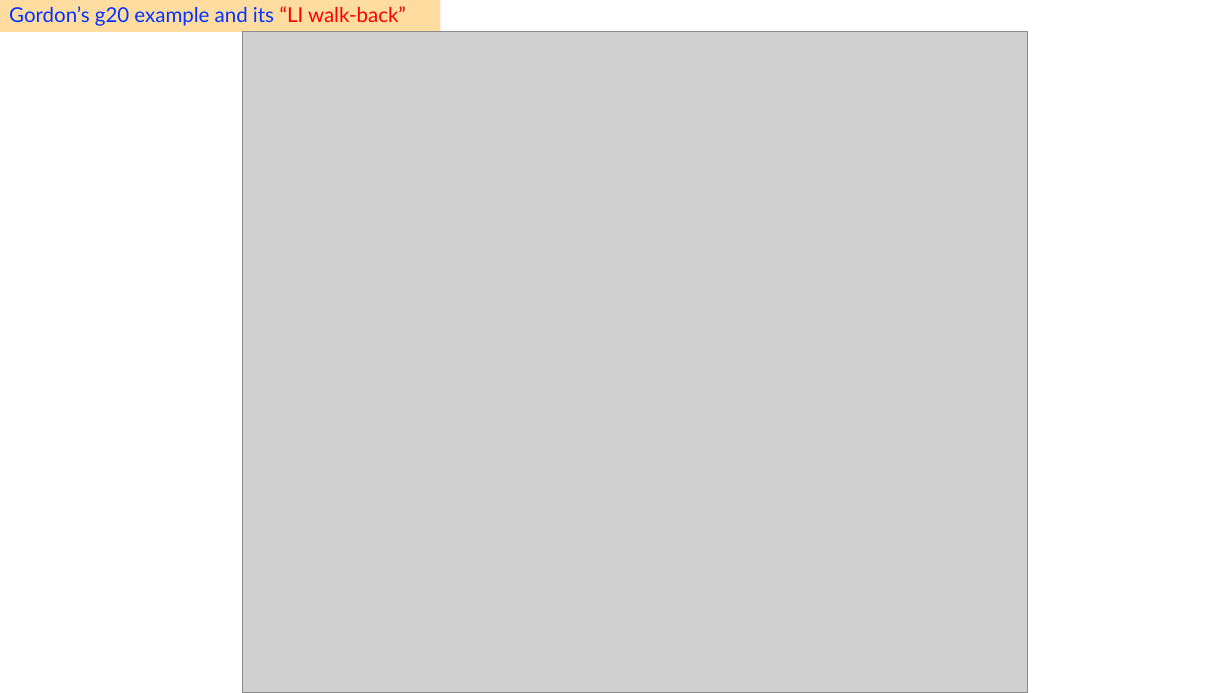
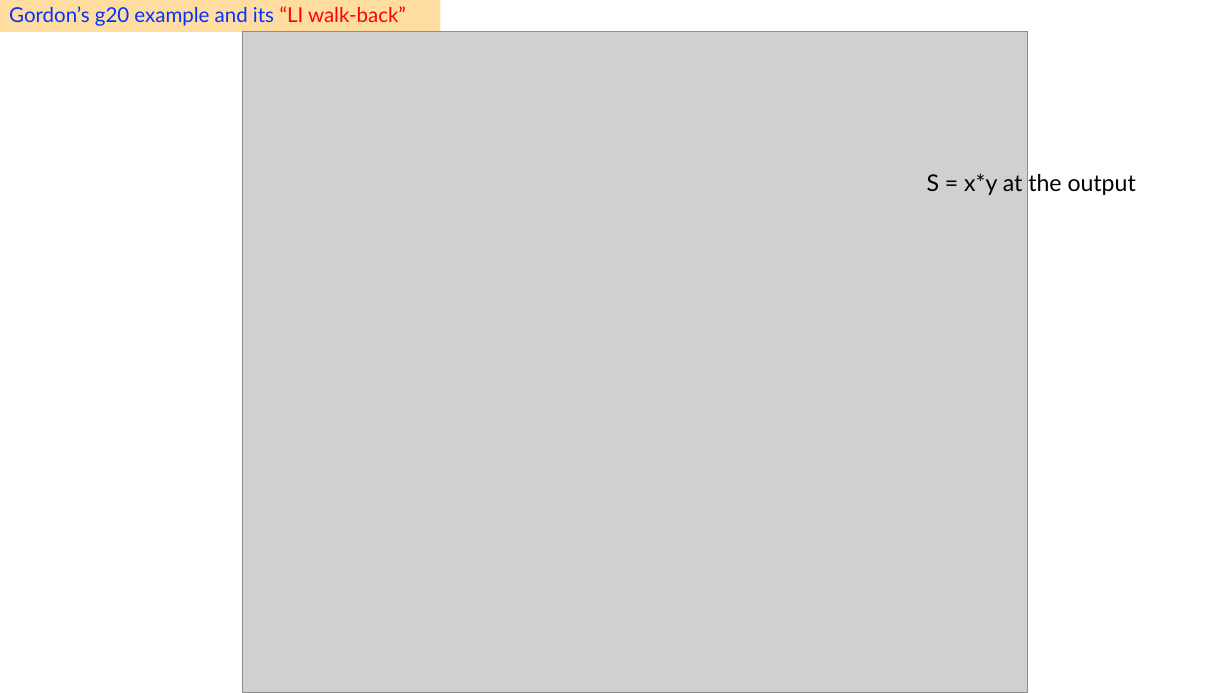
Before and after one commit to ganeshutah/cs6110s22, a slide deck: slide 19 of Lec15/cs6110-Lec14-Hoare-Logic.pptx (slide 28 before the commit). Drawn at 1232x693 pixels with LibreOffice and Linux fonts; fonts in the diff are those of the drawing; grey boxes stand for pictures. Boxes give left, top, right and bottom in pixels: in the first picture for what was removed or moved away, otherwise in the second. Text is boxed around its words. In the diff, an @@ line names an element or a change of style, - is before the commit and + after.

```diff
--- a/Lec15/cs6110-Lec14-Hoare-Logic.pptx
+++ b/Lec15/cs6110-Lec14-Hoare-Logic.pptx
@@ text added at [927,173,1136,195], 18 pt, text #000000 @@
+S = x*y at the output
```
Also in this commit, not shown: 5 other slides changed, 16 slides added, 11 slides removed.
